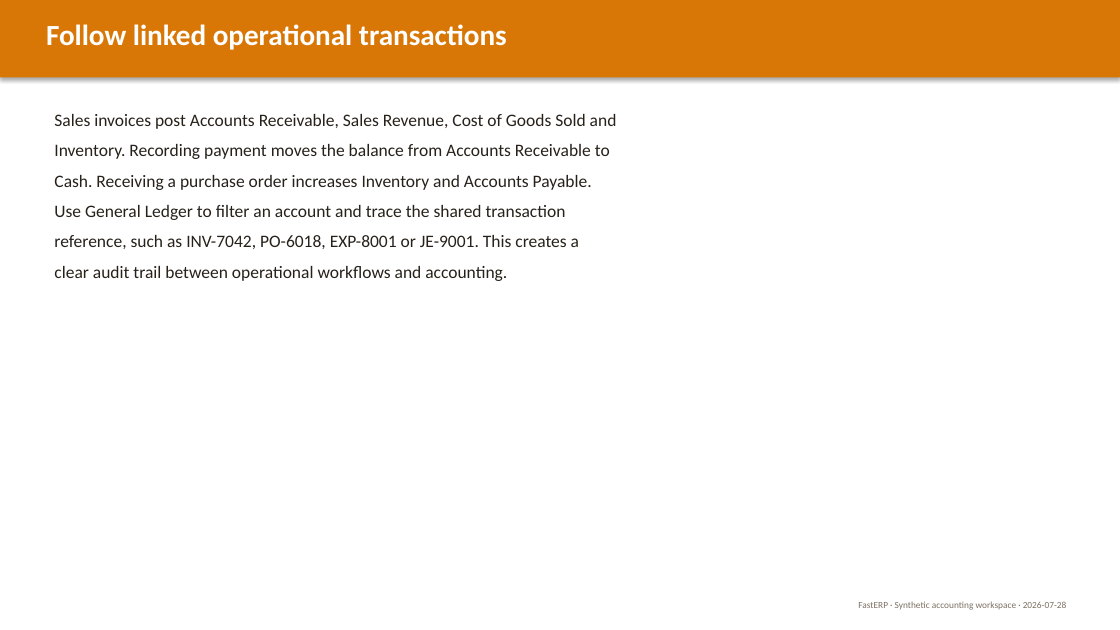
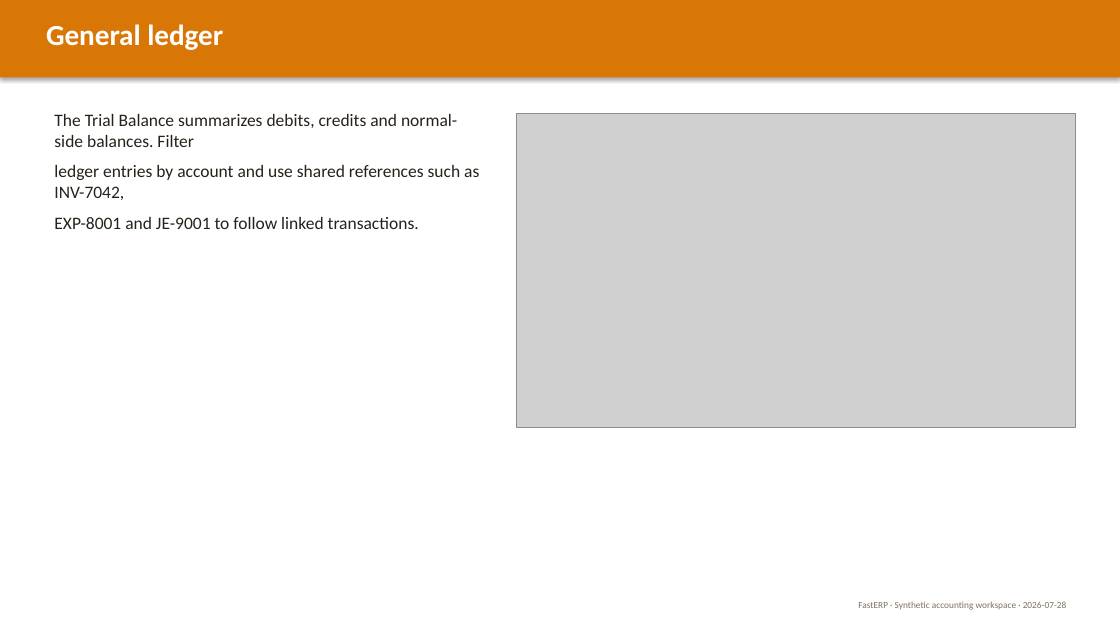
Before and after one commit to predictivelabsai/FastERP, a slide deck: slide 13 of docs/FastERP_user_guide_2026-07-28.pptx (slide 9 before the commit). Drawn at 1120x630 pixels with LibreOffice and Linux fonts; fonts in the diff are those of the drawing; grey boxes stand for pictures. Boxes give left, top, right and bottom in pixels: in the first picture for what was removed or moved away, otherwise in the second. Text is boxed around its words. In the diff, an @@ line names an element or a change of style, - is before the commit and + after.

```diff
--- a/docs/FastERP_user_guide_2026-07-28.pptx
+++ b/docs/FastERP_user_guide_2026-07-28.pptx
@@ text at [46, 24, 223, 50]: text changed @@
-Follow linked operational transactions
+General ledger
@@ text removed at [54, 114, 617, 281] @@
-Sales invoices post Accounts Receivable, Sales Revenue, Cost of Goods Sold and
-Inventory. Recording payment moves the balance from Accounts Receivable to
-Cash. Receiving a purchase order increases Inventory and Accounts Payable.
-Use General Ledger to filter an account and trace the shared transaction
-reference, such as INV-7042, PO-6018, EXP-8001 or JE-9001. This creates a
-clear audit trail between operational workflows and accounting.
@@ text added at [54, 114, 479, 229], 15 pt, text #27211A @@
+The Trial Balance summarizes debits, credits and normal-side balances. Filter
+ledger entries by account and use shared references such as INV-7042,
+EXP-8001 and JE-9001 to follow linked transactions.
@@ picture added at [517, 113, 1075, 428] @@
```
Also in this commit, not shown: 8 other slides changed, 8 slides added, 2 slides removed, 27 other files.
